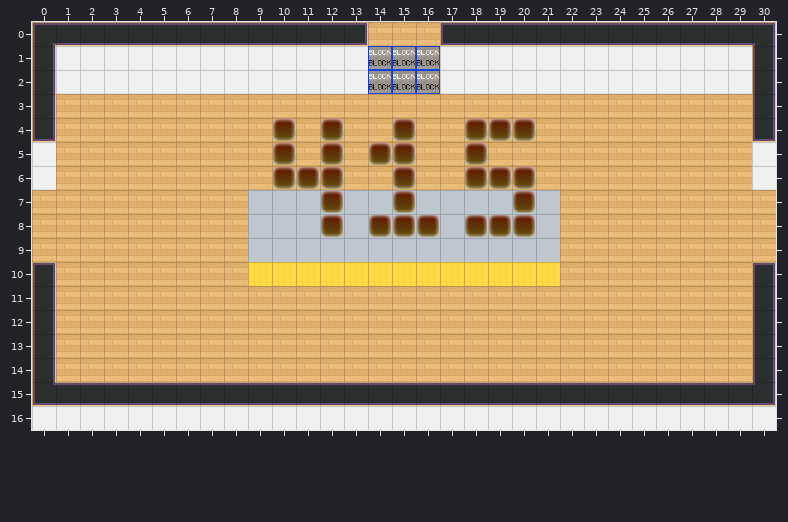
Two versions of a level (Tiled map (JSON), dist/map/415.json). That is the earlier state.
Cells are 32x32 px. Shown: x 0..30, y 0..16.
The same view after the edit:
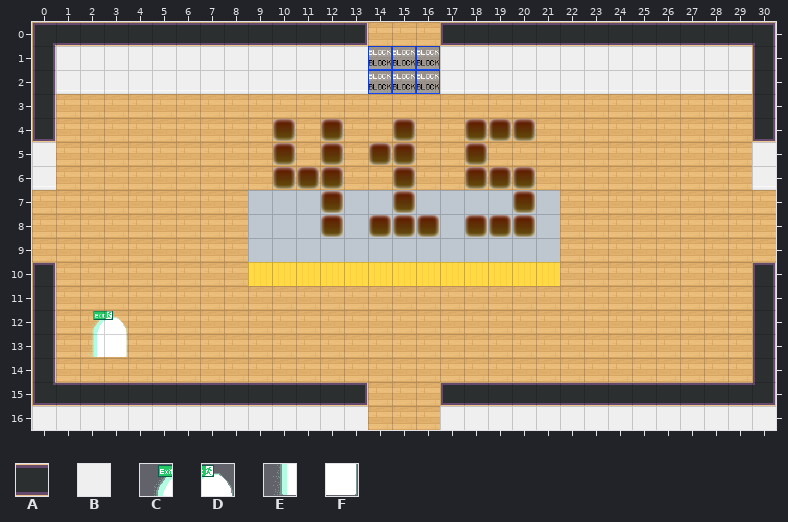
Key: from "tileset5_export": A 56, B 62; from "worldExit": C 0, D 1, E 2, F 3.
_ is an empty cell, # one hidden under a higher layer.
Tiles of an added or newly shown layer are drawn over the layers below it.
Diff:
Layer "block-south" (now hidden):
y 15..16: x 14..16 ### -> ___
Layer "door-south" (now hidden):
y 15: x 13..17 AAAAA -> _____
y 16: x 14..16 BBB -> ___
Layer "LOBBY" (added):
y 12: x 2..3 __ -> CD
y 13: x 2..3 __ -> EF
Changed places in both pictures, as pixel boxes (x1, y1, x2, y2):
added: (87, 311, 127, 357)
removed: (365, 382, 443, 430)
